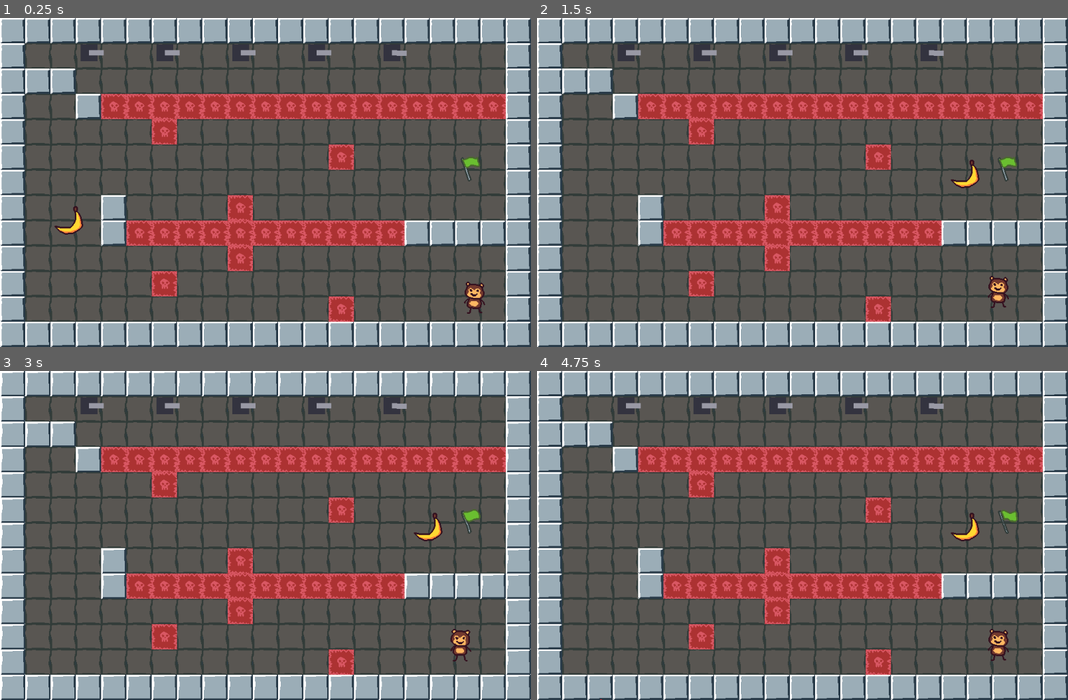
Above: before the commit, frames 1-4 (two rows, left to right).
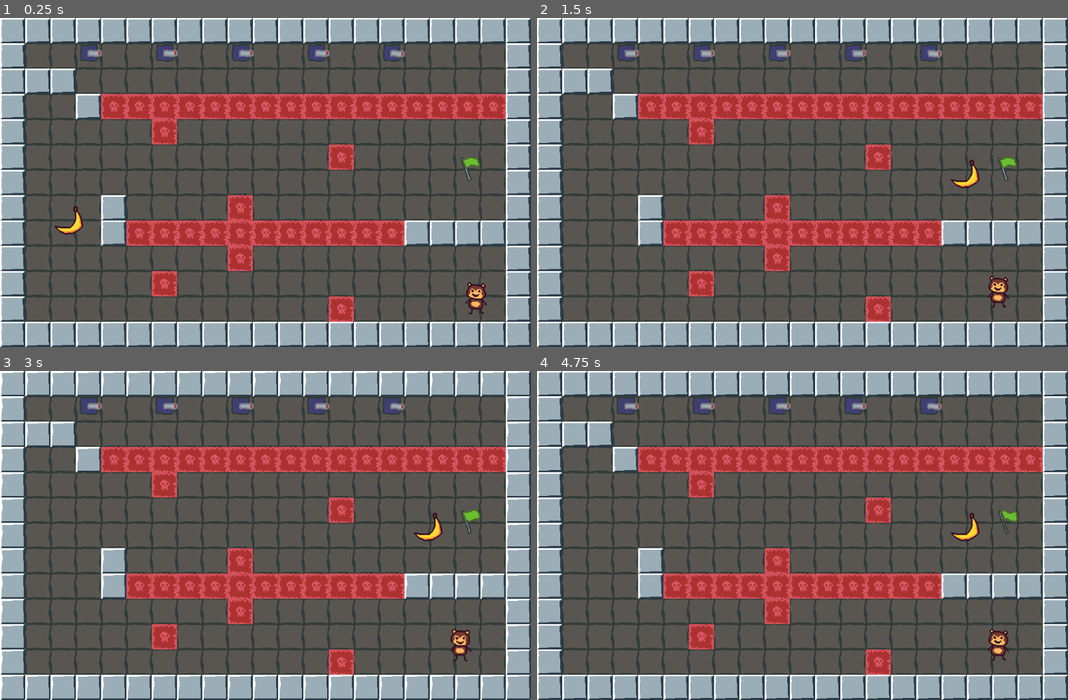
Above: after the commit, the same moments.

Repository: Octoan1/mdev26-jam
Game: Godot game, scene res://levels/level_5.tscn
The game is run twice, just before and just after one commit, with the same random seed, the same clock (stepped at 60 frames per second) and the same inputs. This scene is started directly instead of the project's main scene.
Inputs (mouse positions are in pixels of both pictures, inside the frame that each line leads up to):
- Up to frame 1 (0.25 s): no input
- Up to frame 2 (1.5 s): drag from (606, 221) to (1009, 169) at 0.52 s; drag from (696, 198) to (1009, 169) at 1.27 s
- Up to frame 3 (3 s): move the mouse to (318, 463) at 2.02 s; click (318, 463) at 2.17 s; drag from (238, 601) to (430, 525) at 2.77 s
- Up to frame 4 (4.75 s): move the mouse to (961, 584) at 3.52 s; click (961, 584) at 3.67 s; tap Enter at 4.25 s; drag from (643, 486) to (967, 525) at 4.27 s

The runs differ from the first frame. In frame 1, 0.8% of the frame differs, in the area x 15-92%, y 8-91%; in frame 2, 0.6%; in frame 3, 0.7%; in frame 4, 0.7%.

Commit message:
Create art for turret and updated monkey seeing logic
- changed monkey to only move if raycast sees banana
- did this so banana would be less visible when its in walls

Diff:
--- a/entities/banana/banana.tscn
+++ b/entities/banana/banana.tscn
@@ -39,6 +39,8 @@
 frame_progress = 0.19655012
 
 [node name="Draggable" type="Area2D" parent="." unique_id=497776732 node_paths=PackedStringArray("parent")]
+collision_layer = 4
+collision_mask = 0
 script = ExtResource("1_mb6cj")
 parent = NodePath("..")
 metadata/_custom_type_script = "uid://ba6rfcdula2ja"
--- a/entities/monkey/monkey.gd
+++ b/entities/monkey/monkey.gd
@@ -20,7 +20,17 @@
 func _physics_process(_delta: float) -> void:
 	ray_cast_2d.target_position = to_local(test_banana.global_position)
 
-	if not ray_cast_2d.is_colliding():
+	if ray_cast_2d.is_colliding():
+		if not ray_cast_2d.is_colliding():
+			return
+
+		var collider: Object = ray_cast_2d.get_collider()
+		var parent: Node2D = collider.get_parent()
+
+		# check if component is child of banana
+		if not (parent and parent.is_in_group("banana")):
+			return
+
 		var dir: Vector2 = self.global_position.direction_to(test_banana.global_position)
 		self.velocity = dir * SPEED
 	else:
--- a/entities/monkey/monkey.tscn
+++ b/entities/monkey/monkey.tscn
@@ -140,6 +140,8 @@
 autoplay = "default"
 
 [node name="RayCast2D" type="RayCast2D" parent="." unique_id=118150200]
+collision_mask = 5
+collide_with_areas = true
 
 [node name="CollisionShape2D" type="CollisionShape2D" parent="." unique_id=561119598]
 shape = SubResource("CircleShape2D_yf5fn")
--- a/entities/turret/bullet.tscn
+++ b/entities/turret/bullet.tscn
@@ -1,18 +1,48 @@
-[gd_scene format=3]
+[gd_scene format=3 uid="uid://ce42wx7kueruj"]
 
-[ext_resource type="Script" path="res://entities/turret/bullet.gd" id="1_bullet"]
+[ext_resource type="Script" uid="uid://h8fl7gcufmpn" path="res://entities/turret/bullet.gd" id="1_bullet"]
+[ext_resource type="Texture2D" uid="uid://caocs4c488ovk" path="res://entities/turret/bullet-Sheet.png" id="2_i2mmw"]
+
+[sub_resource type="AtlasTexture" id="AtlasTexture_4hrgl"]
+atlas = ExtResource("2_i2mmw")
+region = Rect2(0, 0, 16, 16)
+
+[sub_resource type="AtlasTexture" id="AtlasTexture_u2c4v"]
+atlas = ExtResource("2_i2mmw")
+region = Rect2(16, 0, 16, 16)
+
+[sub_resource type="AtlasTexture" id="AtlasTexture_g2c6n"]
+atlas = ExtResource("2_i2mmw")
+region = Rect2(32, 0, 16, 16)
+
+[sub_resource type="SpriteFrames" id="SpriteFrames_g4v7s"]
+animations = [{
+"frames": [{
+"duration": 1.0,
+"texture": SubResource("AtlasTexture_4hrgl")
+}, {
+"duration": 1.0,
+"texture": SubResource("AtlasTexture_u2c4v")
+}, {
+"duration": 1.0,
+"texture": SubResource("AtlasTexture_g2c6n")
+}],
+"loop": 1,
+"name": &"default",
+"speed": 5.0
+}]
 
 [sub_resource type="CircleShape2D" id="CircleShape2D_bullet"]
 radius = 6.0
 
-[node name="Bullet" type="Area2D"]
+[node name="Bullet" type="Area2D" unique_id=1298373281]
 collision_layer = 0
 collision_mask = 3
 script = ExtResource("1_bullet")
 
-[node name="Shape" type="Polygon2D" parent="."]
-color = Color(1, 0.85, 0.2, 1)
-polygon = PackedVector2Array(6, 0, 4.2, 4.2, 0, 6, -4.2, 4.2, -6, 0, -4.2, -4.2, 0, -6, 4.2, -4.2)
+[node name="AnimatedSprite2D" type="AnimatedSprite2D" parent="." unique_id=1099302087]
+sprite_frames = SubResource("SpriteFrames_g4v7s")
+autoplay = "default"
 
-[node name="CollisionShape2D" type="CollisionShape2D" parent="."]
+[node name="CollisionShape2D" type="CollisionShape2D" parent="." unique_id=2067864388]
 shape = SubResource("CircleShape2D_bullet")
--- a/entities/turret/turret.tscn
+++ b/entities/turret/turret.tscn
@@ -1,22 +1,82 @@
-[gd_scene format=3]
+[gd_scene format=3 uid="uid://8rtntpaildxq"]
 
-[ext_resource type="Script" path="res://entities/turret/turret.gd" id="1_turret"]
+[ext_resource type="Script" uid="uid://bxtmxhl6wvjl2" path="res://entities/turret/turret.gd" id="1_turret"]
+[ext_resource type="Texture2D" uid="uid://2qgooeyxhiiv" path="res://entities/turret/turret-Sheet.png" id="2_ecd68"]
 
-[node name="Turret" type="Node2D"]
+[sub_resource type="AtlasTexture" id="AtlasTexture_7uj4s"]
+atlas = ExtResource("2_ecd68")
+region = Rect2(0, 0, 48, 48)
+
+[sub_resource type="AtlasTexture" id="AtlasTexture_kqd58"]
+atlas = ExtResource("2_ecd68")
+region = Rect2(48, 0, 48, 48)
+
+[sub_resource type="AtlasTexture" id="AtlasTexture_un5sm"]
+atlas = ExtResource("2_ecd68")
+region = Rect2(96, 0, 48, 48)
+
+[sub_resource type="SpriteFrames" id="SpriteFrames_g4v7s"]
+animations = [{
+"frames": [{
+"duration": 1.0,
+"texture": SubResource("AtlasTexture_7uj4s")
+}, {
+"duration": 1.0,
+"texture": SubResource("AtlasTexture_kqd58")
+}, {
+"duration": 1.0,
+"texture": SubResource("AtlasTexture_un5sm")
+}],
+"loop": 1,
+"name": &"default",
+"speed": 5.0
+}]
+
+[sub_resource type="AtlasTexture" id="AtlasTexture_ecd68"]
+atlas = ExtResource("2_ecd68")
+region = Rect2(0, 48, 48, 48)
+
+[sub_resource type="AtlasTexture" id="AtlasTexture_56xmk"]
+atlas = ExtResource("2_ecd68")
+region = Rect2(48, 48, 48, 48)
+
+[sub_resource type="AtlasTexture" id="AtlasTexture_dv8dn"]
+atlas = ExtResource("2_ecd68")
+region = Rect2(96, 48, 48, 48)
+
+[sub_resource type="SpriteFrames" id="SpriteFrames_yf5fn"]
+animations = [{
+"frames": [{
+"duration": 1.0,
+"texture": SubResource("AtlasTexture_ecd68")
+}, {
+"duration": 1.0,
+"texture": SubResource("AtlasTexture_56xmk")
+}, {
+"duration": 1.0,
+"texture": SubResource("AtlasTexture_dv8dn")
+}],
+"loop": 1,
+"name": &"default",
+"speed": 5.0
+}]
+
+[node name="Turret" type="Node2D" unique_id=1144720898]
 script = ExtResource("1_turret")
 
-[node name="Base" type="Polygon2D" parent="."]
-color = Color(0.2, 0.2, 0.25, 1)
-polygon = PackedVector2Array(-16, -16, 16, -16, 16, 16, -16, 16)
+[node name="Base" type="AnimatedSprite2D" parent="." unique_id=1393054075]
+sprite_frames = SubResource("SpriteFrames_g4v7s")
+autoplay = "default"
 
-[node name="Barrel" type="Node2D" parent="."]
+[node name="Barrel" type="Node2D" parent="." unique_id=1461839630]
 
-[node name="Shape" type="Polygon2D" parent="Barrel"]
-color = Color(0.6, 0.6, 0.65, 1)
-polygon = PackedVector2Array(0, -5, 28, -5, 28, 5, 0, 5)
+[node name="Shape" type="AnimatedSprite2D" parent="Barrel" unique_id=1652437929]
+sprite_frames = SubResource("SpriteFrames_yf5fn")
+autoplay = "default"
+frame_progress = 0.5260485
 
-[node name="Muzzle" type="Marker2D" parent="Barrel"]
+[node name="Muzzle" type="Marker2D" parent="Barrel" unique_id=759014013]
 position = Vector2(28, 0)
 
-[node name="RayCast2D" type="RayCast2D" parent="."]
+[node name="RayCast2D" type="RayCast2D" parent="." unique_id=1264479727]
 collision_mask = 3
Binary file added: entities/turret/bullet-Sheet.png
Not shown, added: entities/turret/bullet-Sheet.png.import
Binary file added: entities/turret/bullet.aseprite
Binary file added: entities/turret/turret-Sheet.png
Not shown, added: entities/turret/turret-Sheet.png.import
Binary file added: entities/turret/turret.aseprite
